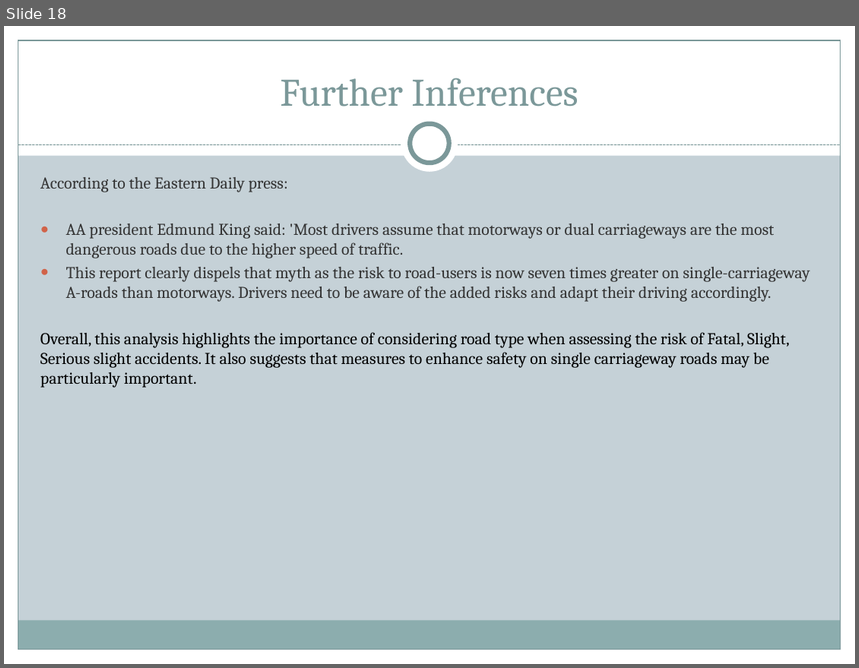
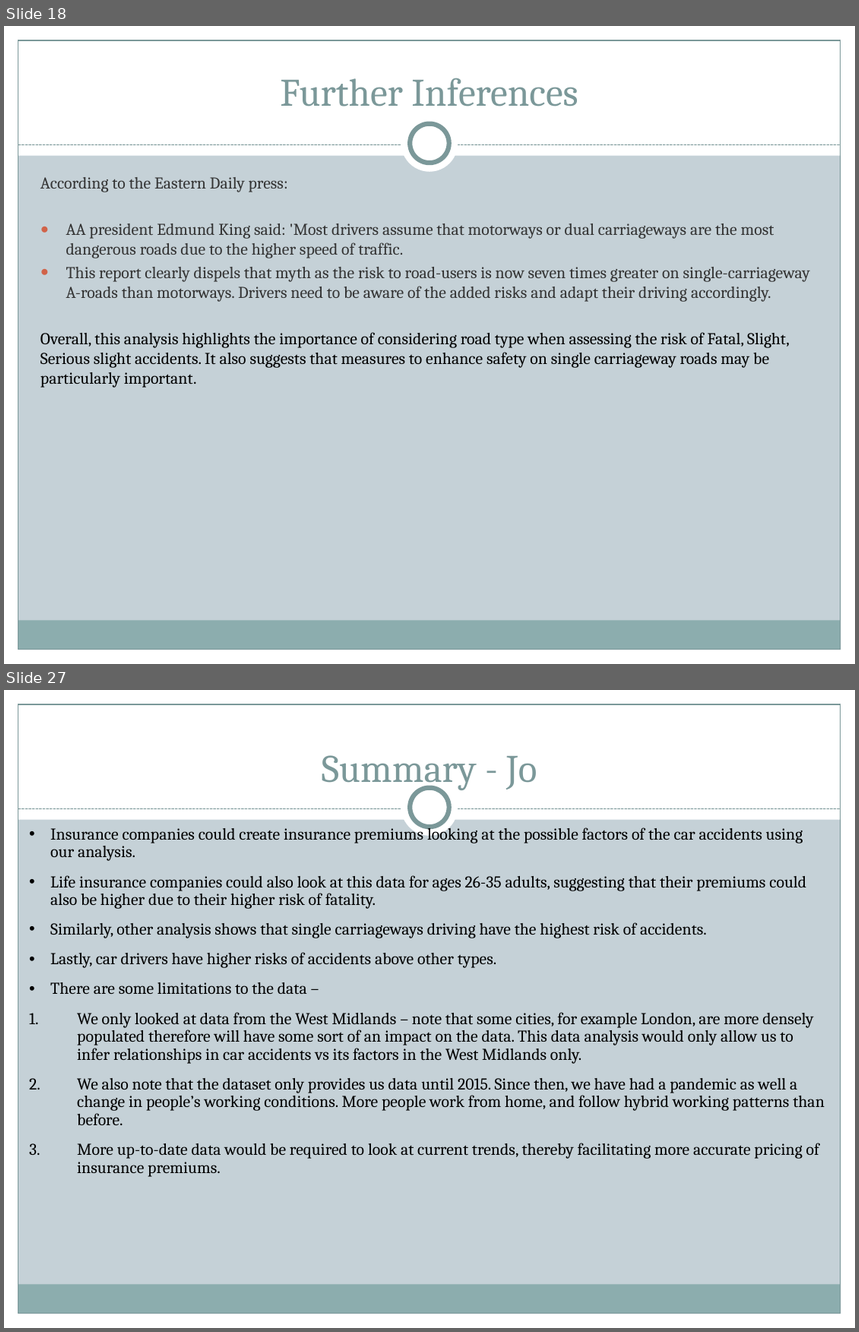
Before and after one commit to HabibR101/Project_1, a slide deck: Car Accidents Data Analysis.pptx. Shown one above the other, each under a label of ours: slide 18 before the commit, slides 18 and 27 after it; the slides between them are not shown. The pictures are 859x668 and 859x1332 pixels, drawn with LibreOffice and Linux fonts; fonts in the diff are those of the drawing. Boxes give left, top, right and bottom in pixels: in the first picture for what was removed or moved away, otherwise in the second. Text is boxed around its words. In the diff, an @@ line names an element or a change of style, - is before the commit and + after.

```diff
--- a/Car Accidents Data Analysis.pptx
+++ b/Car Accidents Data Analysis.pptx
@@ slide 27 added at <box>4,690,855,1328</box>, background #C5D1D7; not listed: 9 template elements that a slide beside it also shows @@
@@ title added at <box>322,755,537,791</box>, 33 pt, text #7C999A @@
+Summary - Jo
@@ text added at <box>50,825,825,1177</box>, 14 pt, text #000000 @@
+• Insurance companies could create insurance premiums looking at the possible factors of the car accidents using our analysis.
+• Life insurance companies could also look at this data for ages 26-35 adults, suggesting that their premiums could also be higher due to their higher risk of fatality.
+• Similarly, other analysis shows that single carriageways driving have the highest risk of accidents.
+• Lastly, car drivers have higher risks of accidents above other types.
+• There are some limitations to the data –
+1. We only looked at data from the West Midlands – note that some cities, for example London, are more densely populated therefore will have some sort of an impact on the data. This data analysis would only allow us to infer relationships in car accidents vs its factors in the West Midlands only.
+2. We also note that the dataset only provides us data until 2015. Since then, we have had a pandemic as well a change in people’s working conditions. More people work from home, and follow hybrid working patterns than before.
+3. More up-to-date data would be required to look at current trends, thereby facilitating more accurate pricing of insurance premiums.
```
Also in this commit, not shown: 7 slides changed, 4 other slides added.
